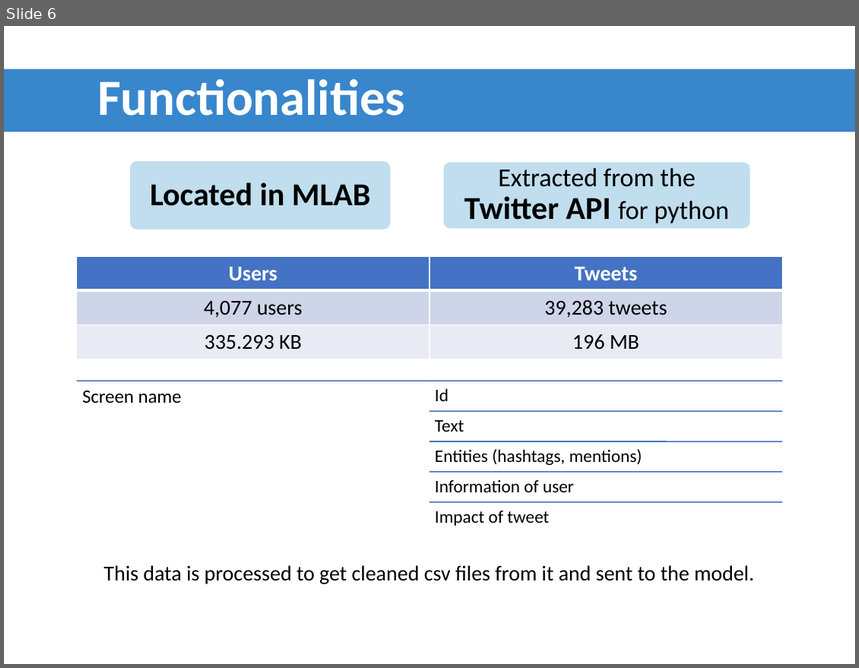
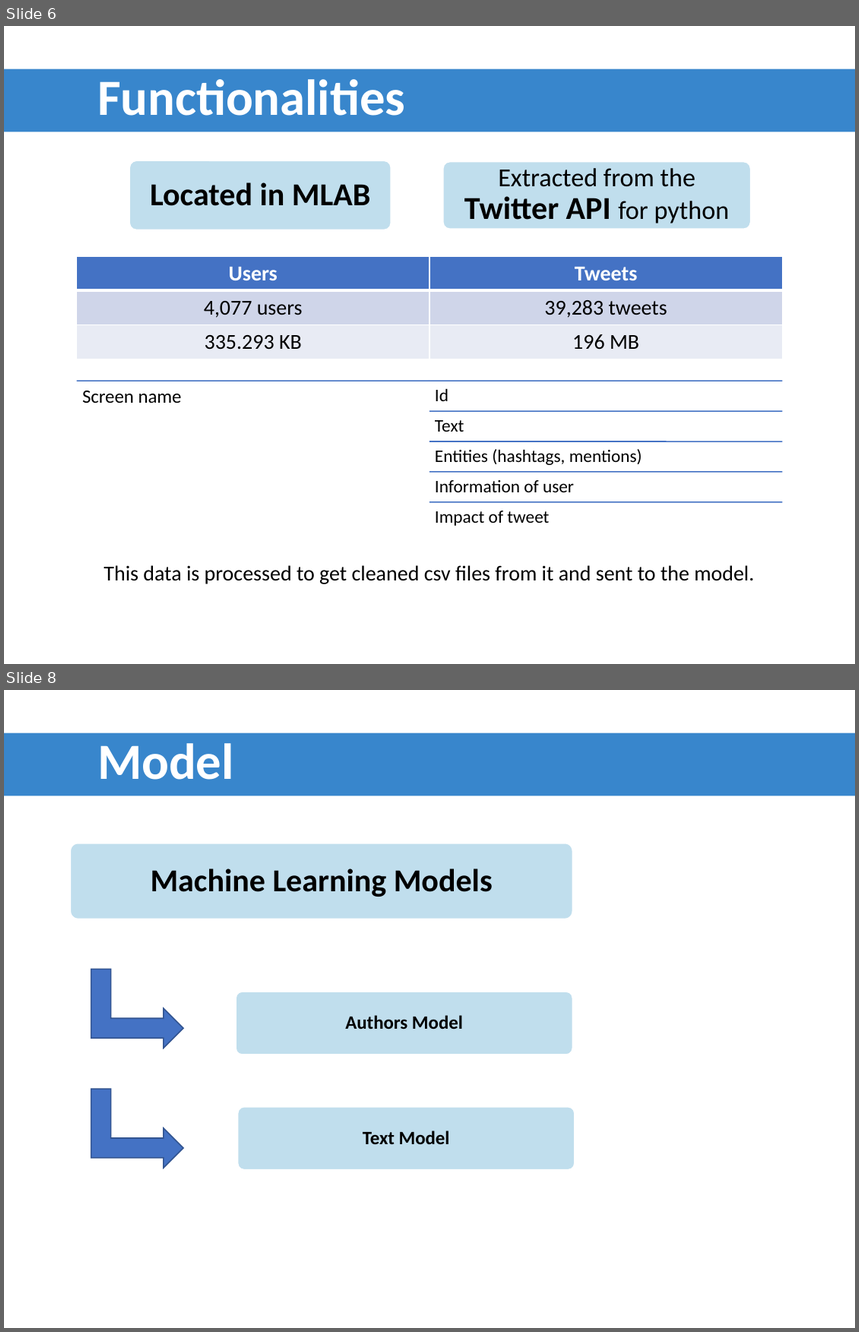
Before and after one commit to ADS2018UB/tweempact, a slide deck: Presentation/development.pptx. Shown one above the other, each under a label of ours: slide 6 before the commit, slides 6 and 8 after it; the slides between them are not shown. The pictures are 859x668 and 859x1332 pixels, drawn with LibreOffice and Linux fonts; fonts in the diff are those of the drawing; background and template pictures are left out. Boxes give left, top, right and bottom in pixels: in the first picture for what was removed or moved away, otherwise in the second. Text is boxed around its words. In the diff, an @@ line names an element or a change of style, - is before the commit and + after.

```diff
--- a/Presentation/development.pptx
+++ b/Presentation/development.pptx
@@ slide 8 added at [4,690,855,1328], background picture (left out) @@
@@ rectangle added at [4,733,855,796], fill #3886CC, 42.9 pt, text #FFFFFF, bold @@
+Model
@@ rounded rectangle added at [70,844,572,919], fill #C0DEED, outline #FFFFFF 1 pt @@
@@ text added at [151,869,493,897], 27 pt, text #000000, bold @@
+Machine Learning Models
@@ bent up arrow added at [91,969,183,1048], fill #4472C4, outline #325491 1 pt @@
@@ rounded rectangle added at [236,992,572,1055], fill #C0DEED, outline #FFFFFF 1 pt @@
@@ text added at [345,1015,463,1029], 16 pt, text #000000, bold @@
+Authors Model
@@ bent up arrow added at [91,1089,183,1168], fill #4472C4, outline #325491 1 pt @@
@@ rounded rectangle added at [238,1107,576,1170], fill #C0DEED, outline #FFFFFF 1 pt @@
@@ text added at [363,1131,450,1144], 16 pt, text #000000, bold @@
+Text Model
```
Also in this commit, not shown: 3 other slides added.
